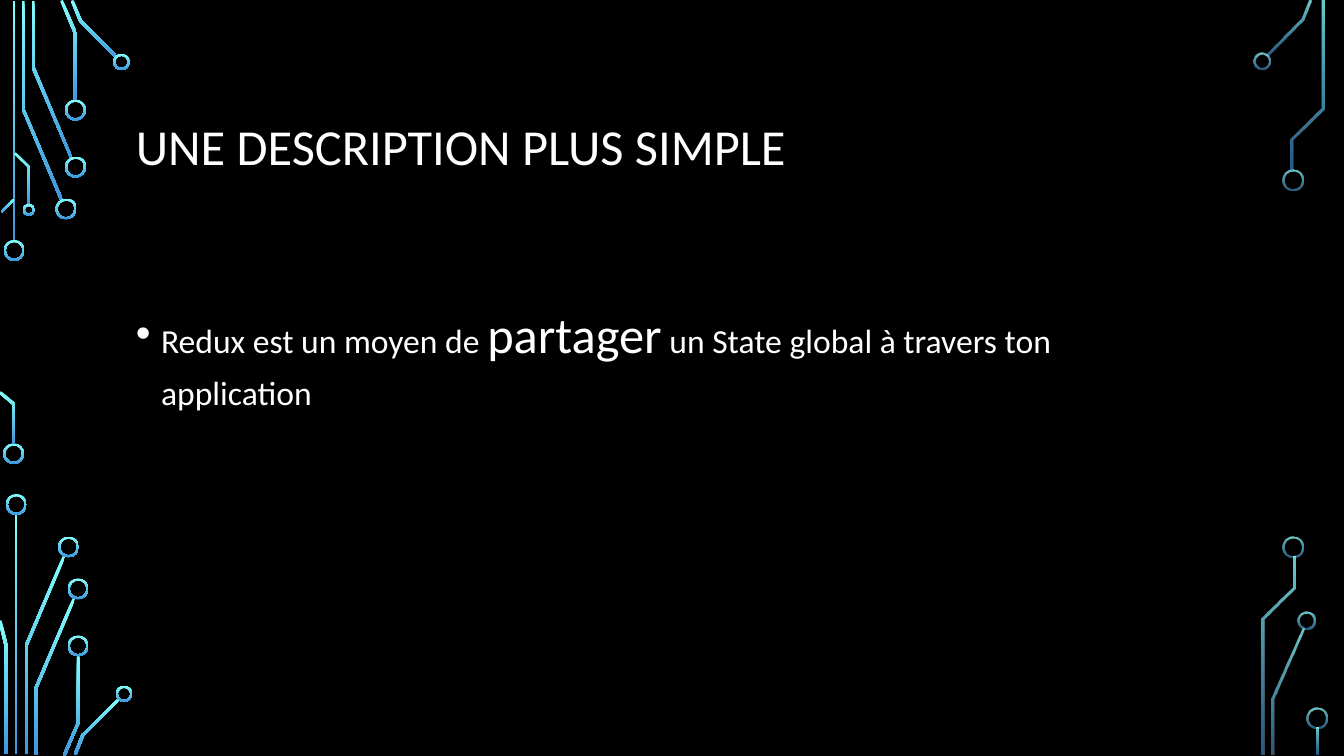
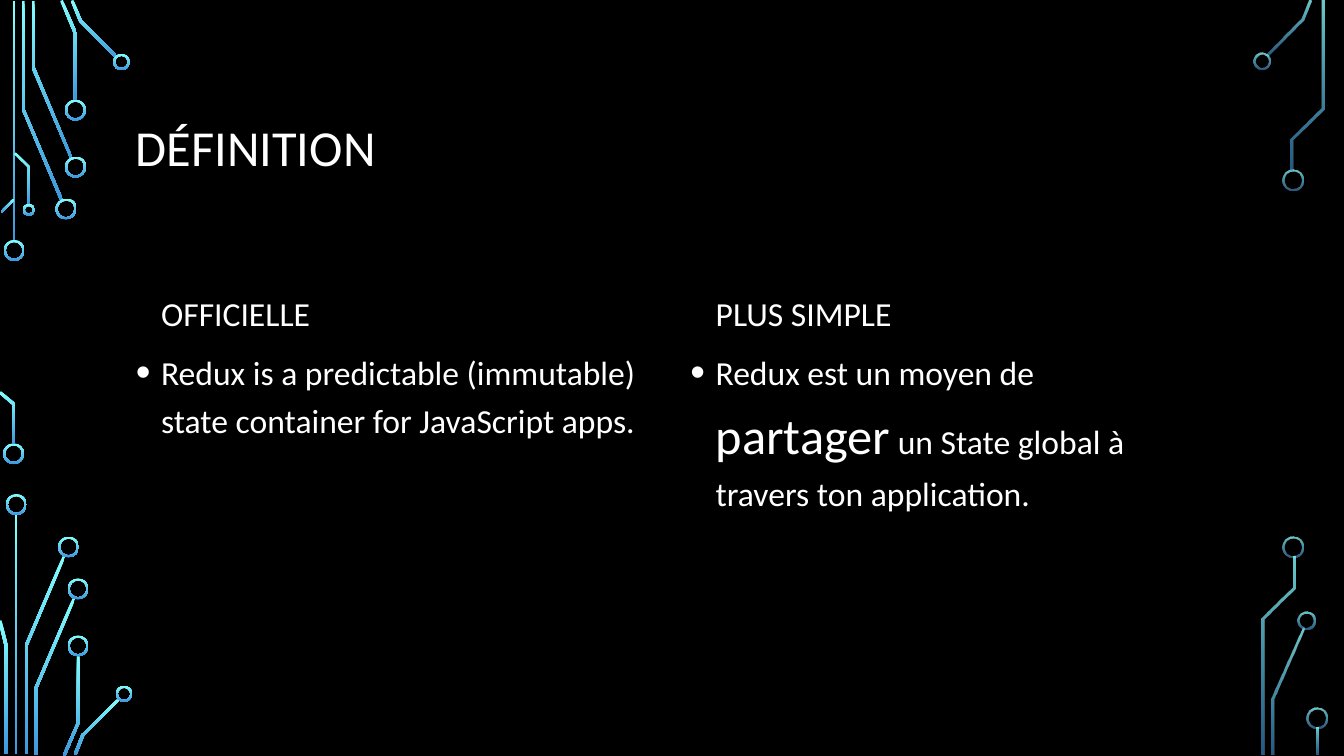
Before and after one commit to samuelgaudreau/formation-front-end-3, a slide deck: slide 4 of part-1/Redux+Patterns.pptx (slide 3 before the commit). Drawn at 1344x756 pixels with LibreOffice and Linux fonts; fonts in the diff are those of the drawing; background and template pictures are left out. Boxes give left, top, right and bottom in pixels: in the first picture for what was removed or moved away, otherwise in the second. Text is boxed around its words. In the diff, an @@ line names an element or a change of style, - is before the commit and + after.

Commit message:
WIP

```diff
--- a/part-1/Redux+Patterns.pptx
+++ b/part-1/Redux+Patterns.pptx
@@ title at (136,124,376,167): text changed @@
-UNE DESCRIPTION PLUS SIMPLE
+DÉFINITION
@@ text added at (161,304,310,327), 24 pt, text #FFFFFF @@
+OFFICIELLE
@@ text added at (716,304,891,327), 24 pt, text #FFFFFF @@
+PLUS SIMPLE
@@ text added at (161,360,635,439), 24 pt, text #FFFFFF @@
+• Redux is a predictable (immutable) state container for JavaScript apps.
@@ text at (716,361,1124,512): text changed @@
-• Redux est un moyen de partager un State global à travers ton application
+• Redux est un moyen de partager un State global à travers ton application.
```
Also in this commit, not shown: 1 other slide changed, 8 slides added, 1 slide removed.
